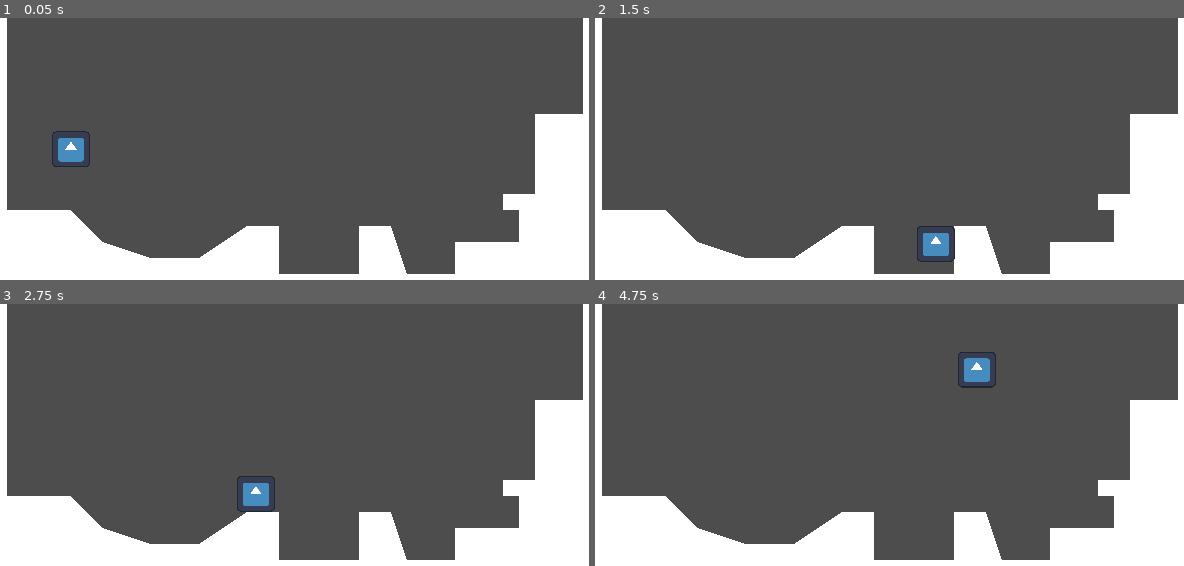
Above: before the commit, frames 1-4 (two rows, left to right).
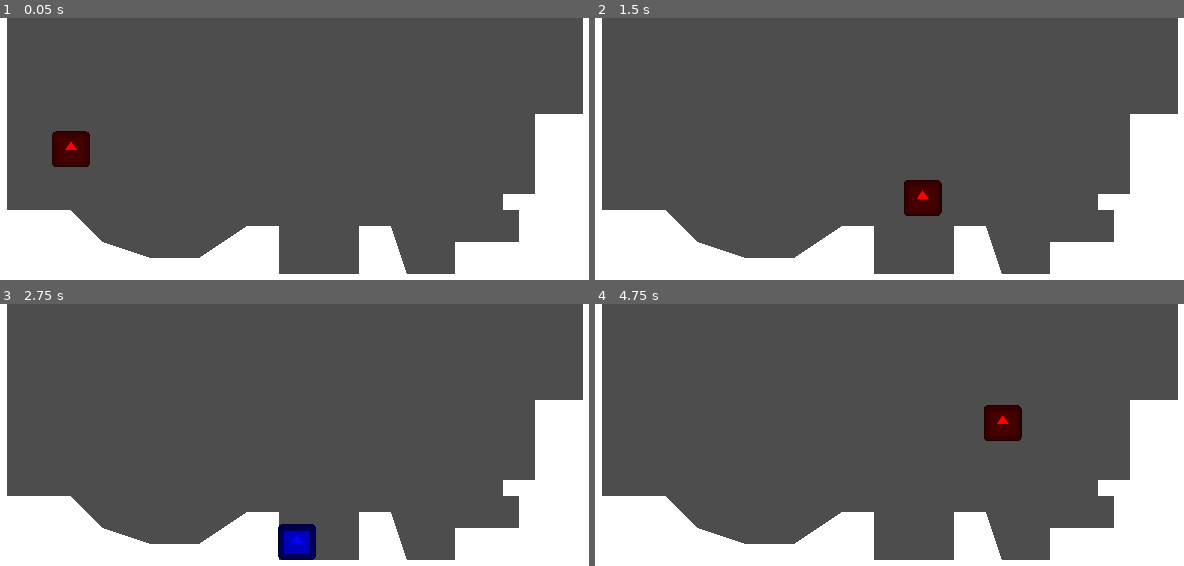
Above: after the commit, the same moments.

Repository: elderaka/internpro
Game: Godot game, scene res://World/test_world.tscn
Two runs of this game, one before a commit and one after it. Both use one fixed random seed, a clock stepped at 60 frames per second and the inputs below. The engine's default icon, where the game draws it, is replaced by a stand-in: a white triangle on a blue panel in a dark square.
Inputs:
- Up to frame 1 (0.05 s): no input
- Up to frame 2 (1.5 s): tap Enter (ui_accept) at 0.5, 0.6, 0.77, 1.07, 1.35 s; hold Right (ui_right) from 0.53 s (still down)
- Up to frame 3 (2.75 s): tap Enter (ui_accept) at 1.52, 1.82, 2.1 s; release Right (ui_right) at 2.03 s; hold Left (ui_left) from 2.03 s (still down)
- Up to frame 4 (4.75 s): release Left (ui_left) at 2.78 s; hold Right (ui_right) 2.78-4.28 s; tap Enter (ui_accept) at 2.85, 3.02, 3.32, 3.6, 3.77, 4.07, 4.35, 4.52 s; hold Left (ui_left) from 4.28 s (still down)

The runs differ from the first frame. In frame 1, 0.9% of the frame differs, in the area x 8-16%, y 43-57%; in frame 2, 1.4%; in frame 3, 1.4%; in frame 4, 1.4%, in the area x 61-73%, y 18-53%.

Commit message:
Better movement
Added better movement for the player and color indicator for the player state where animation should be

Diff:
--- a/World/Player/player.gd
+++ b/World/Player/player.gd
@@ -2,27 +2,54 @@
 
 
 const SPEED = 150.0
+const ACCELERATION = 800.0
+const FRICTION = 1000.0
 const JUMP_VELOCITY = -300.0
 
 # Get the gravity from the project settings to be synced with RigidBody nodes.
 var gravity = ProjectSettings.get_setting("physics/2d/default_gravity")
+@onready var timer = $Timer
+@onready var sprite_2d = $Sprite2D
 
 
 func _physics_process(delta):
-	# Add the gravity.
+	apply_gravity(delta)
+	handle_jump()
+	var direction = Input.get_axis("ui_left", "ui_right")
+	handle_acceleration(direction, delta)
+	apply_friction(direction, delta)
+	update_sprite(direction)
+	var was_on_floor = is_on_floor()
+	move_and_slide()
+	var just_left_ledge = was_on_floor and not is_on_floor() and velocity.y >= 0
+	if just_left_ledge:
+		timer.start()
+
+func apply_gravity(delta):
 	if not is_on_floor():
 		velocity.y += gravity * delta
 
-	# Handle Jump.
-	if Input.is_action_just_pressed("ui_accept") and is_on_floor():
-		velocity.y = JUMP_VELOCITY
+func handle_jump():
+	if is_on_floor() or timer.time_left:
+		if Input.is_action_just_pressed("ui_accept"):
+			velocity.y = JUMP_VELOCITY
+	if not is_on_floor():
+		if Input.is_action_just_released("ui_accept") and velocity.y < JUMP_VELOCITY / 2:
+			velocity.y = JUMP_VELOCITY / 2
 
-	# Get the input direction and handle the movement/deceleration.
-	# As good practice, you should replace UI actions with custom gameplay actions.
-	var direction = Input.get_axis("ui_left", "ui_right")
-	if direction:
-		velocity.x = direction * SPEED
+func handle_acceleration(direction, delta):
+	if direction != 0 :
+		velocity.x = move_toward(velocity.x, SPEED * direction, ACCELERATION * delta)
+
+func apply_friction(direction, delta):
+	if direction == 0:
+		velocity.x = move_toward(velocity.x, 0, FRICTION * delta)
+
+func update_sprite(direction):
+	if direction != 0:
+		sprite_2d.self_modulate = Color.BLUE
 	else:
-		velocity.x = move_toward(velocity.x, 0, SPEED)
+		sprite_2d.self_modulate = Color.WHITE
 
-	move_and_slide()
+	if not is_on_floor():
+		sprite_2d.self_modulate = Color.RED
--- a/World/Player/player.tscn
+++ b/World/Player/player.tscn
@@ -17,4 +17,9 @@
 texture = ExtResource("1_jalrq")
 
 [node name="CollisionShape2D" type="CollisionShape2D" parent="."]
+visible = false
 shape = SubResource("RectangleShape2D_ekmf4")
+
+[node name="Timer" type="Timer" parent="."]
+wait_time = 0.1
+one_shot = true
